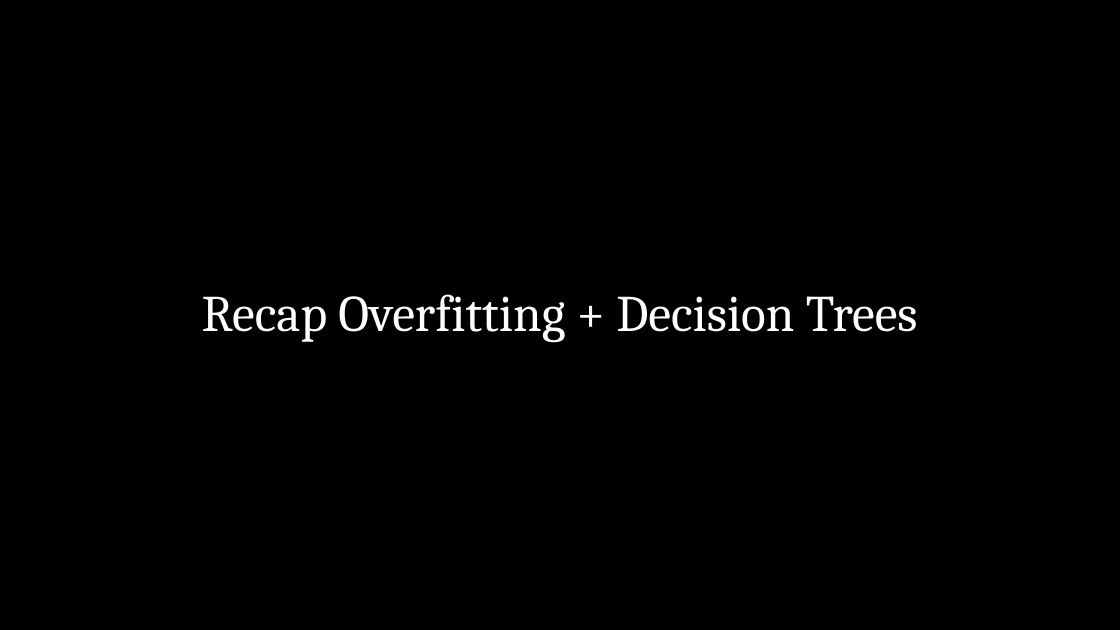
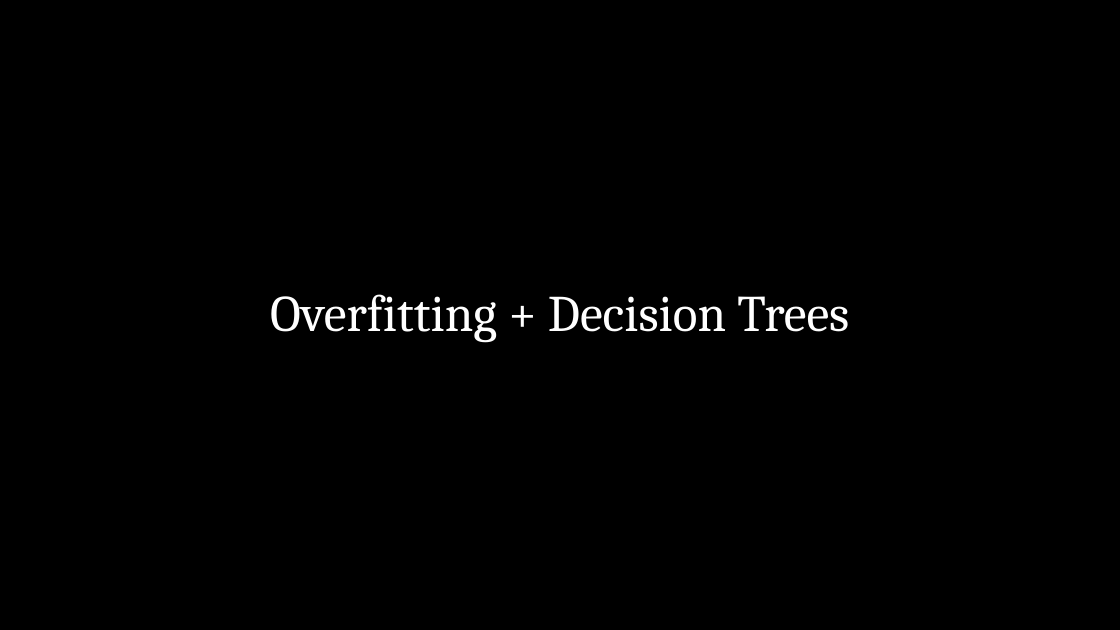
Before and after one commit to zjelveh/zjelveh.github.io, a slide deck: slide 2 of files/inst414_spring2026/lectures/lecture_9a_RF.pptx. Drawn at 1120x630 pixels with LibreOffice and Linux fonts; fonts in the diff are those of the drawing. Boxes give left, top, right and bottom in pixels: in the first picture for what was removed or moved away, otherwise in the second. Text is boxed around its words. In the diff, an @@ line names an element or a change of style, - is before the commit and + after.

```diff
--- a/files/inst414_spring2026/lectures/lecture_9a_RF.pptx
+++ b/files/inst414_spring2026/lectures/lecture_9a_RF.pptx
@@ title at (270,294,849,343): text changed @@
-Recap Overfitting + Decision Trees
+Overfitting + Decision Trees
```
Also in this commit, not shown: 1 other slide changed, 9 slides removed, 2 other files.
